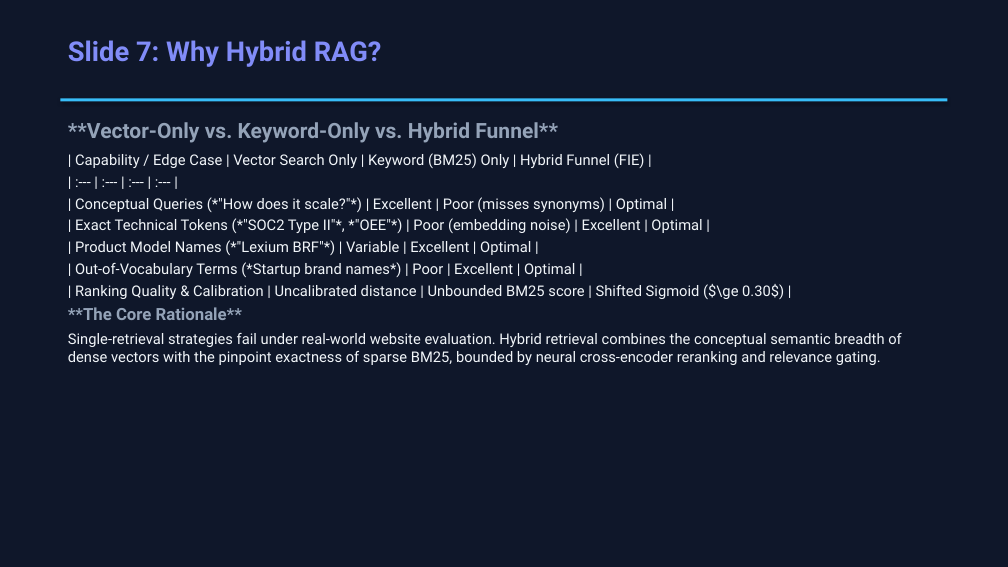
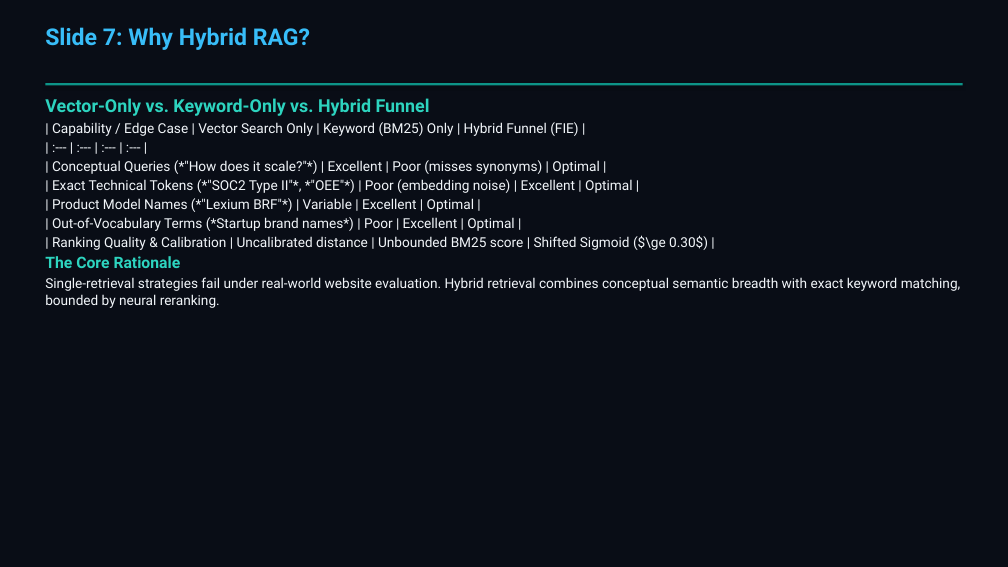
Before and after one commit to keshav9926/First-Impression-, a slide deck: slide 8 of presentation.pptx. Drawn at 1008x567 pixels with LibreOffice and Linux fonts; fonts in the diff are those of the drawing. Boxes give left, top, right and bottom in pixels: in the first picture for what was removed or moved away, otherwise in the second. Text is boxed around its words. In the diff, an @@ line names an element or a change of style, - is before the commit and + after.

Commit message:
fix(presentation): update theme to Teal/Sky, fix slide overflow bounds, add links & presenter attribution (~ Keshav)

```diff
--- a/presentation.pptx
+++ b/presentation.pptx
@@ rectangle at [0, 0, 1008, 567]: fill #0F172A to #090D16 @@
@@ text "Slide 7: Why Hybrid RAG?": place and size @@
-text "Slide 7: Why Hybrid RAG?" at [68, 40, 382, 67]
+text "Slide 7: Why Hybrid RAG?" at [45, 27, 310, 50]
@@ text "Slide 7: Why Hybrid RAG?" at [45, 27, 310, 50]: size 26 to 22 pt, text colour #818CF8 to #38BDF8 @@
@@ rectangle: place and size @@
-rectangle at [60, 98, 948, 101]
+rectangle at [45, 83, 963, 85]
@@ rectangle at [45, 83, 963, 85]: fill #38BDF8 to #0D9488 @@
@@ text at [45, 98, 430, 116]: text changed; size 20 to 17 pt; text colour #94A3B8 to #2DD4BF @@
-**Vector-Only vs. Keyword-Only vs. Hybrid Funnel**
+Vector-Only vs. Keyword-Only vs. Hybrid Funnel
@@ text "Vector-Only vs. Keyword-Only vs. Hybrid ...": place and size @@
-text "Vector-Only vs. Keyword-Only vs. Hybrid ..." at [68, 122, 902, 365]
+text "Vector-Only vs. Keyword-Only vs. Hybrid ..." at [45, 98, 961, 308]
@@ text at [52, 122, 708, 250]: size 14 to 13 pt in "| Capability / Edge Case | Vector ...", "| :--- | :--- | :--- | ...", "| Conceptual Queries (*"How does it scale?"*) ...", "| Exact Technical Tokens (*"SOC2 Type II"*, ..." and 3 more places; less space between paragraphs @@
@@ text at [45, 256, 961, 308]: text changed; size 14 to 13 pt @@
-**The Core Rationale**
-Single-retrieval strategies fail under real-world website evaluation. Hybrid retrieval combines the conceptual semantic breadth of dense vectors with the pinpoint exactness of sparse BM25, bounded by neural cross-encoder reranking and relevance gating.
+The Core Rationale
+Single-retrieval strategies fail under real-world website evaluation. Hybrid retrieval combines conceptual semantic breadth with exact keyword matching, bounded by neural reranking.
```
Also in this commit, not shown: 19 other slides changed, 3 other files.
